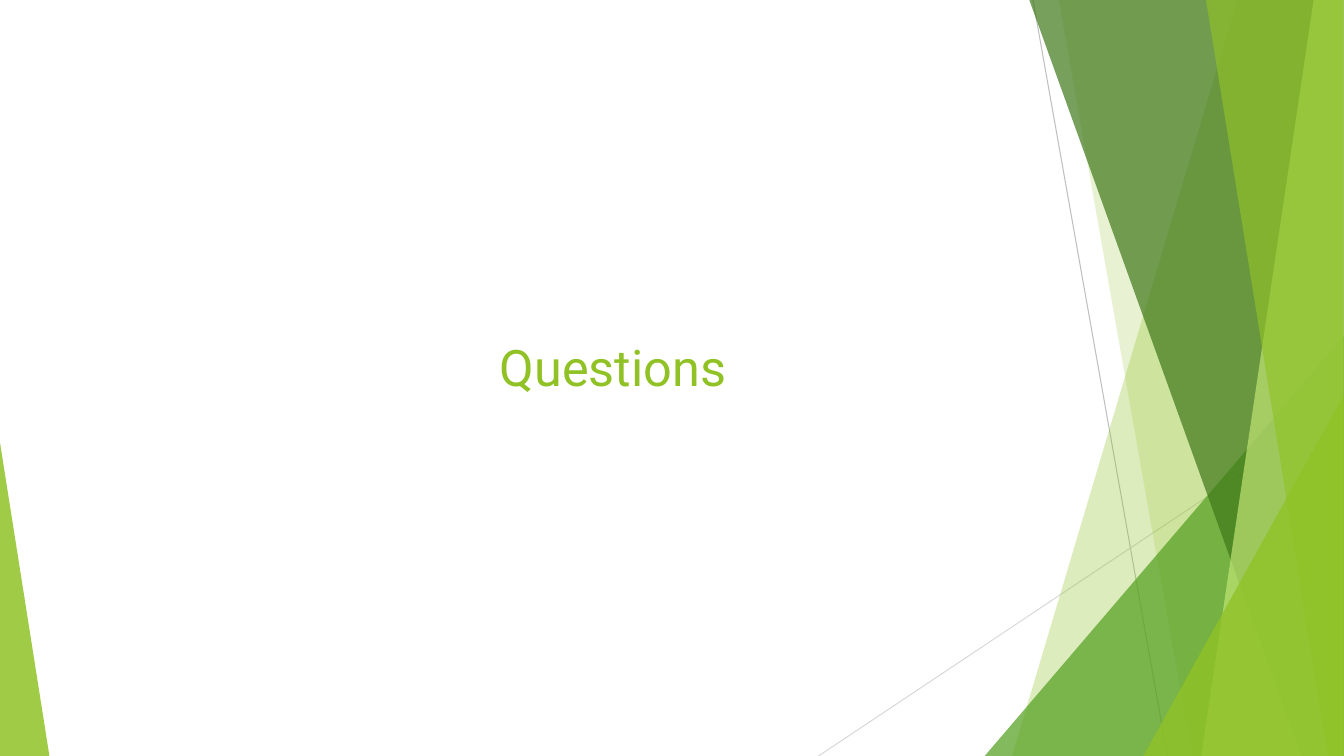
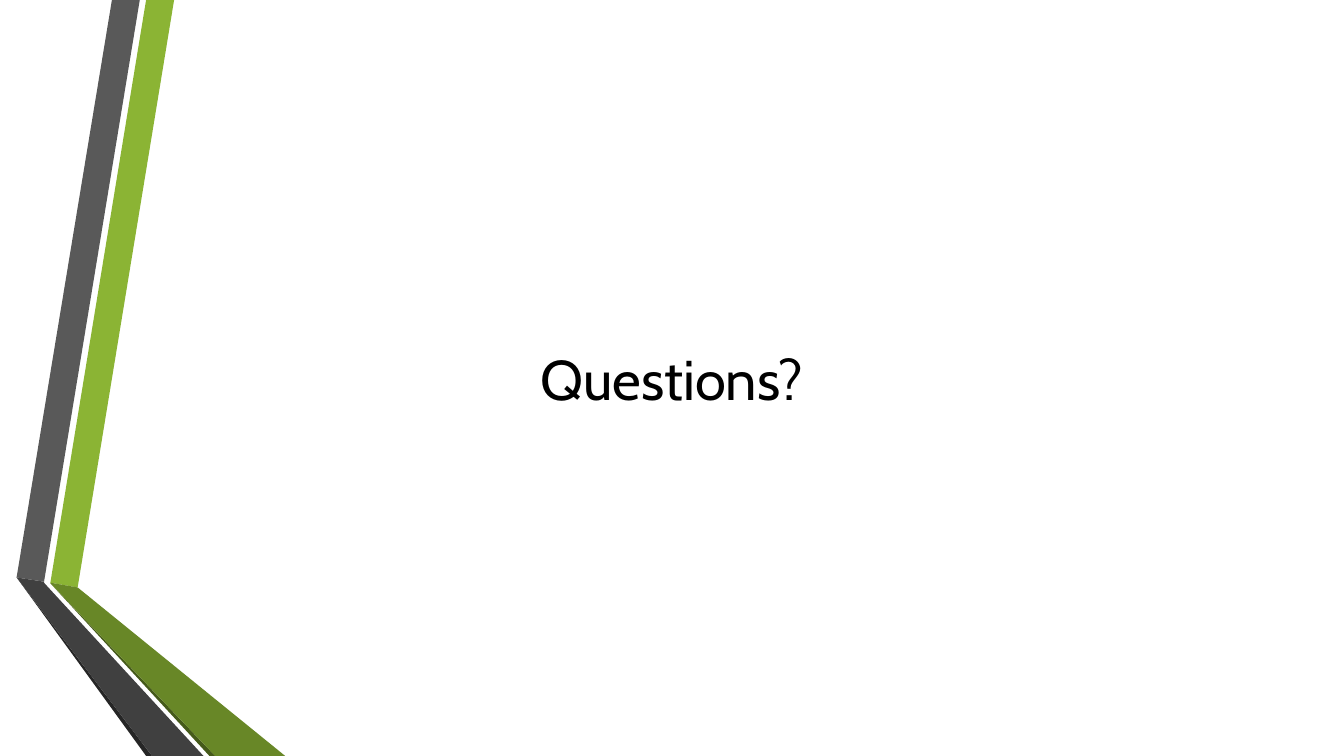
Before and after one commit to UoSGroupProjects1718/mgp-mpg-group-5, a slide deck: slide 10 of Management/Presentations/Initial presentation.pptx (slide 11 before the commit). Drawn at 1344x756 pixels with LibreOffice and Linux fonts; fonts in the diff are those of the drawing; background and template pictures are left out. Boxes give left, top, right and bottom in pixels: in the first picture for what was removed or moved away, otherwise in the second. Text is boxed around its words. In the diff, an @@ line names an element or a change of style, - is before the commit and + after.

```diff
--- a/Management/Presentations/Initial presentation.pptx
+++ b/Management/Presentations/Initial presentation.pptx
@@ title "Questions?" at [541,358,804,401]: vertical alignment top to middle @@
@@ title at [541,358,804,401]: text changed; size 36 to 40 pt; font Roboto to Cabin; text colour #90C226 to #000000 @@
-Questions
+Questions?
@@ group removed at [0,0,1344,756]: 8 freeform shapes, 2 lines @@
@@ group added at [16,0,285,756]: 6 freeform shapes @@
```
Also in this commit, not shown: 2 other slides changed, 7 slides added, 8 slides removed, 1 other file.
